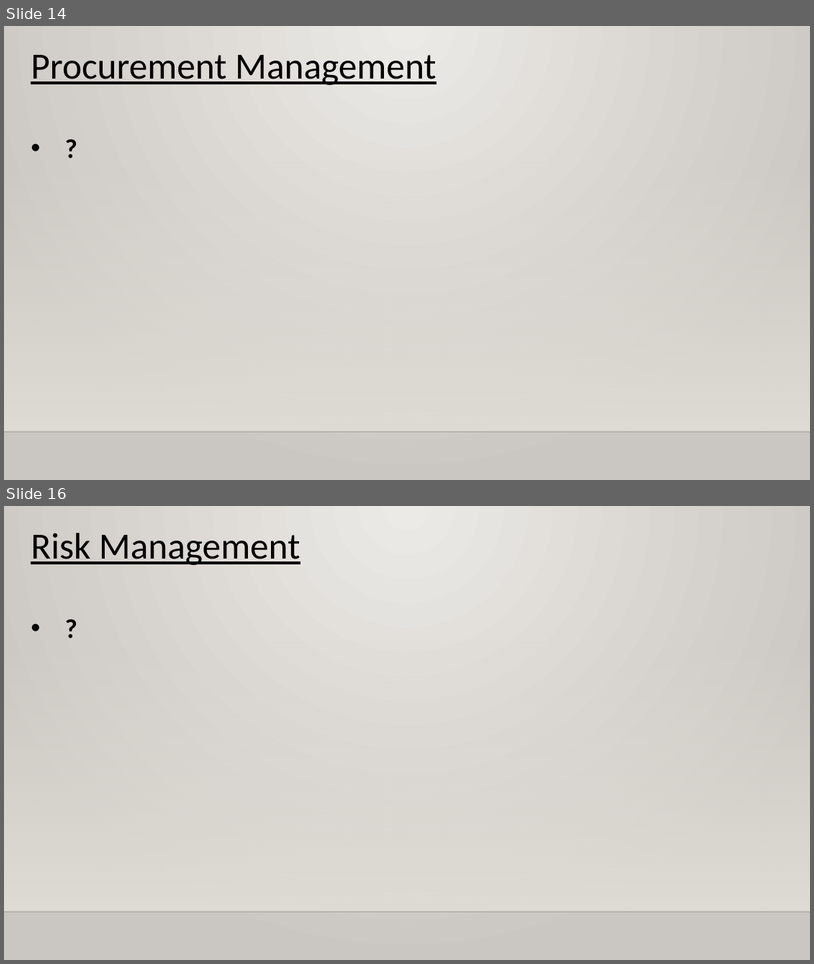
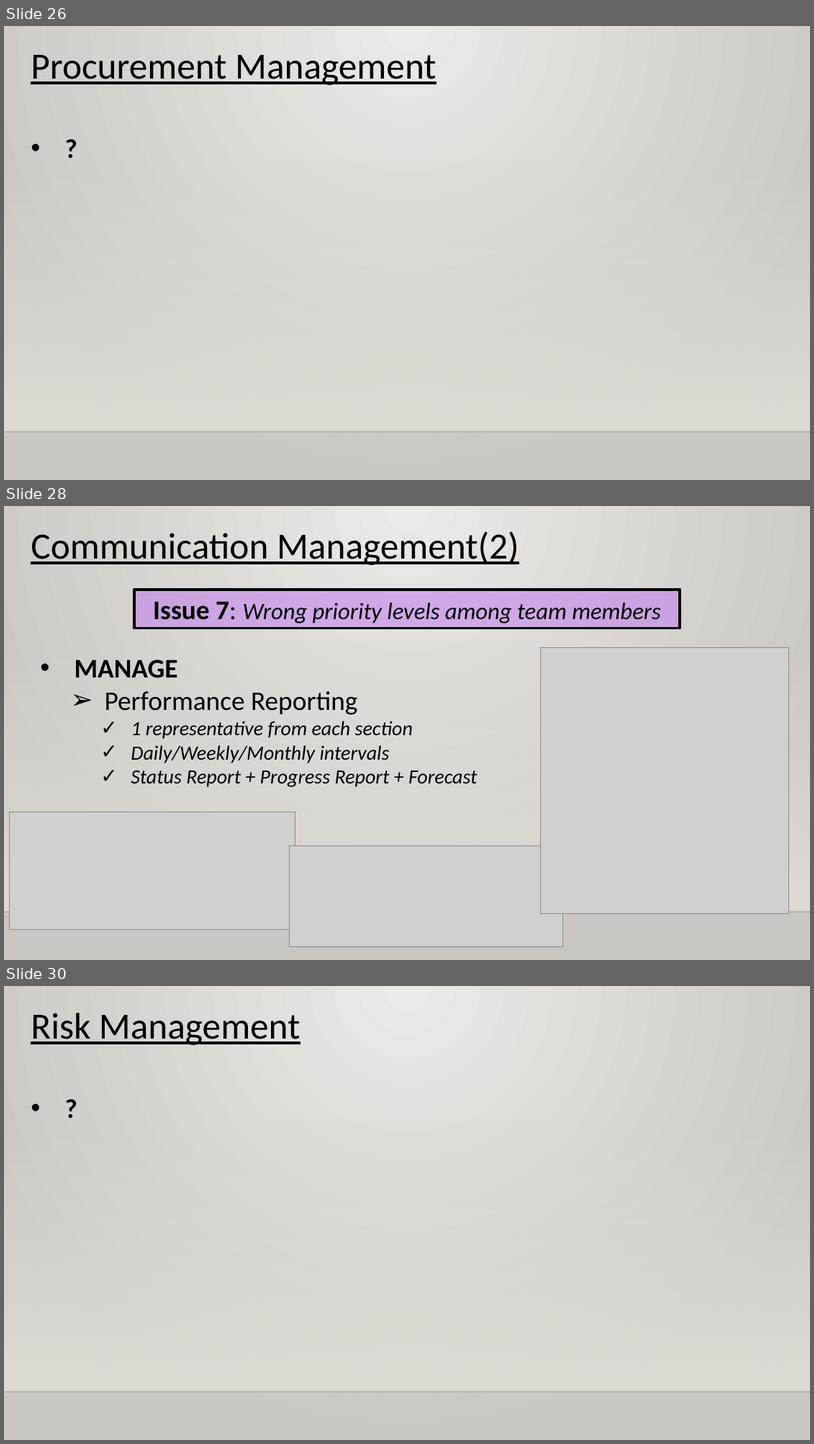
Before and after one commit to XtremisStudio/Project-Management, a slide deck: PRMGT_Presentation_Template.pptx. Shown one above the other, each under a label of ours: slides 14 and 16 before the commit, slides 26, 28 and 30 after it; the slides between them are not shown. The pictures are 814x964 and 814x1444 pixels, drawn with LibreOffice and Linux fonts; fonts in the diff are those of the drawing; grey boxes stand for pictures; background and template pictures are left out. Boxes give left, top, right and bottom in pixels: in the first picture for what was removed or moved away, otherwise in the second. Text is boxed around its words. In the diff, an @@ line names an element or a change of style, - is before the commit and + after.

```diff
--- a/PRMGT_Presentation_Template.pptx
+++ b/PRMGT_Presentation_Template.pptx
@@ slide 28 added at (4,506,810,960), background gradient #ECEAE7 to #CAC7C1; not listed: 2 template elements that a slide beside it also shows @@
@@ text added at (31,532,519,565), 44 pt, text #000000, underline @@
+Communication Management(2)
@@ rectangle added at (134,590,680,628), fill #BC72F0 at 50% opacity, outline #000000 3 pt, 28 pt, text #000000, italic @@
+Issue 7: Wrong priority levels among team members
@@ picture added at (540,648,790,913) @@
@@ text added at (75,659,478,787), 24 pt, text #000000, italic @@
+• MANAGE
+  ➢ Performance Reporting
+    ✓ 1 representative from each section
+    ✓ Daily/Weekly/Monthly intervals
+    ✓ Status Report + Progress Report + Forecast
@@ picture added at (10,811,296,929) @@
@@ picture added at (290,845,563,947) @@
@@ what was slide 14 is now slide 26 @@
@@ what was slide 16 is now slide 30 @@
```
Also in this commit, not shown: 11 slides changed, 14 other slides added, 1 slide removed, 3 other files.
